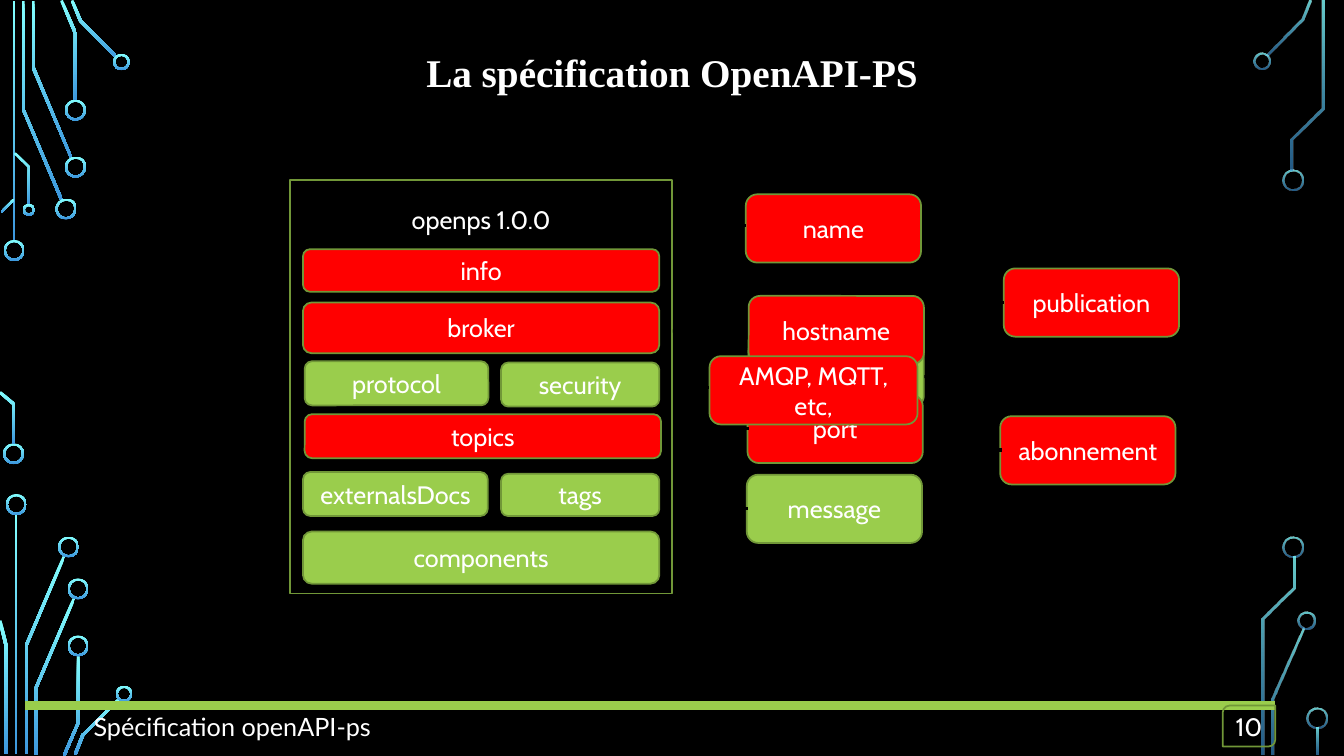
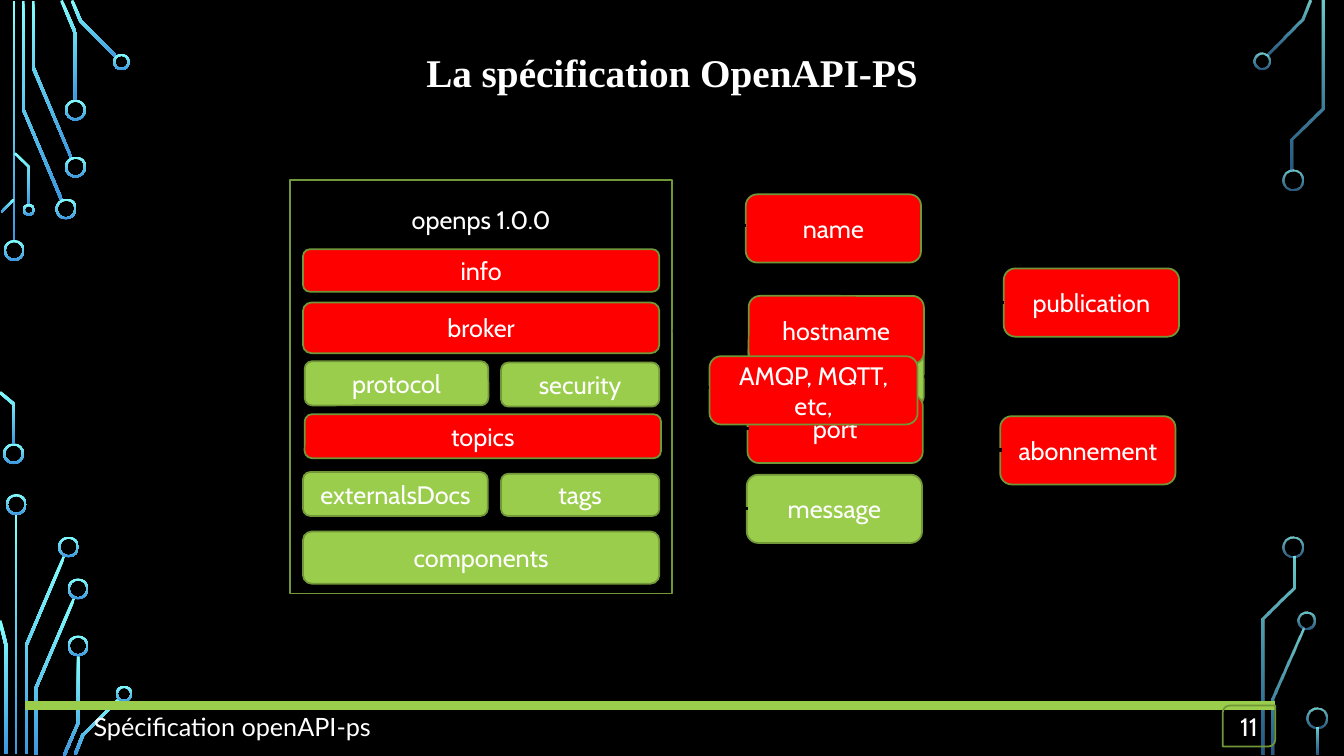
Before and after one commit to OA-Souleymane/MyGitHub-Files, a slide deck: slide 11 of Chapitres/mémoire/diapoMemoire.pptx (slide 10 before the commit). Drawn at 1344x756 pixels with LibreOffice and Linux fonts; fonts in the diff are those of the drawing; background and template pictures are left out. Boxes give left, top, right and bottom in pixels: in the first picture for what was removed or moved away, otherwise in the second. Text is boxed around its words. In the diff, an @@ line names an element or a change of style, - is before the commit and + after.

```diff
--- a/Chapitres/mémoire/diapoMemoire.pptx
+++ b/Chapitres/mémoire/diapoMemoire.pptx
@@ text in round diag rect at box(1240, 718, 1258, 736): text changed @@
-10
+11
```
Also in this commit, not shown: 8 other slides changed, 8 slides added, 2 other files.
